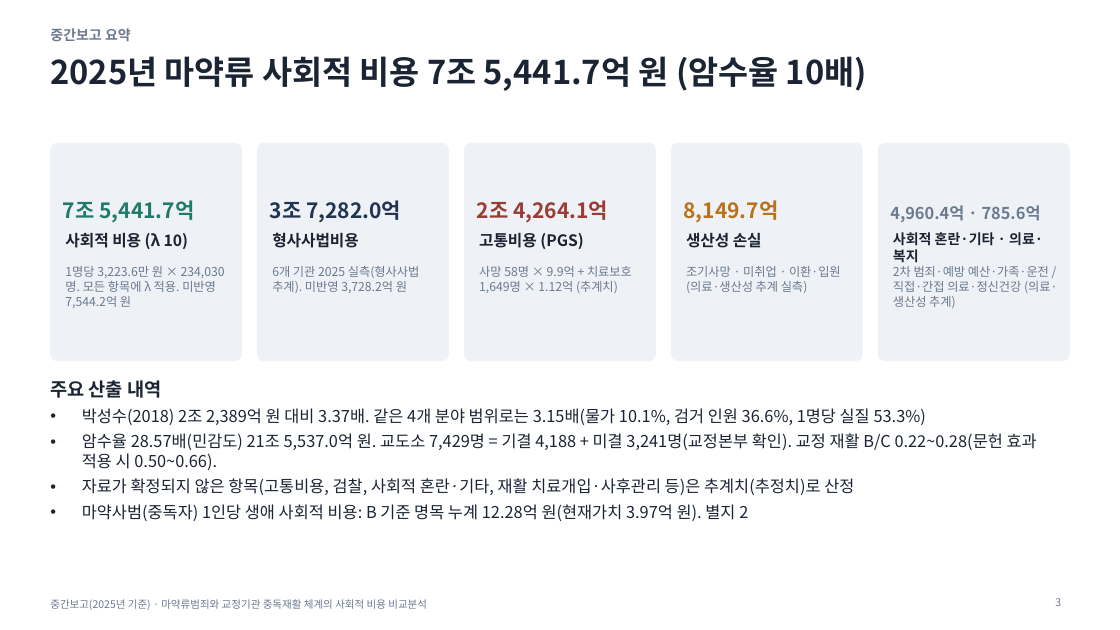
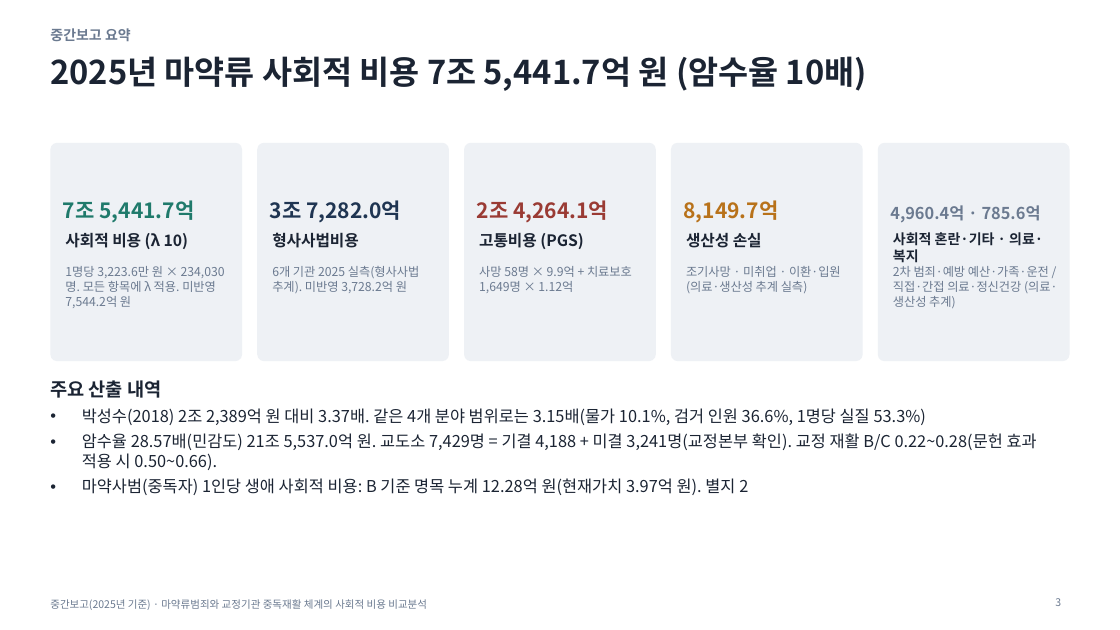
Before and after one commit to adminmrobo/drug-crime-social-cost, a slide deck: slide 3 of deliverables/2026-11-16_보고용/중간보고_마약류사회적비용_2025기준_보고용.pptx. Drawn at 1120x630 pixels with LibreOffice and Linux fonts; fonts in the diff are those of the drawing. Boxes give left, top, right and bottom in pixels: in the first picture for what was removed or moved away, otherwise in the second. Text is boxed around its words. In the diff, an @@ line names an element or a change of style, - is before the commit and + after.

Commit message:
보고용: 추계치·미확정 표현 삭제(엑셀 제외)

```diff
--- a/deliverables/2026-11-16_보고용/중간보고_마약류사회적비용_2025기준_보고용.pptx
+++ b/deliverables/2026-11-16_보고용/중간보고_마약류사회적비용_2025기준_보고용.pptx
@@ text at box(479, 266, 632, 293): text changed @@
-사망 58명 × 9.9억 + 치료보호 1,649명 × 1.12억 (추계치)
+사망 58명 × 9.9억 + 치료보호 1,649명 × 1.12억
@@ text at box(82, 478, 854, 495): paragraph removed @@
-• 자료가 확정되지 않은 항목(고통비용, 검찰, 사회적 혼란·기타, 재활 치료개입·사후관리 등)은 추계치(추정치)로 산정
```
Also in this commit, not shown: 14 other slides changed, 7 other files.
